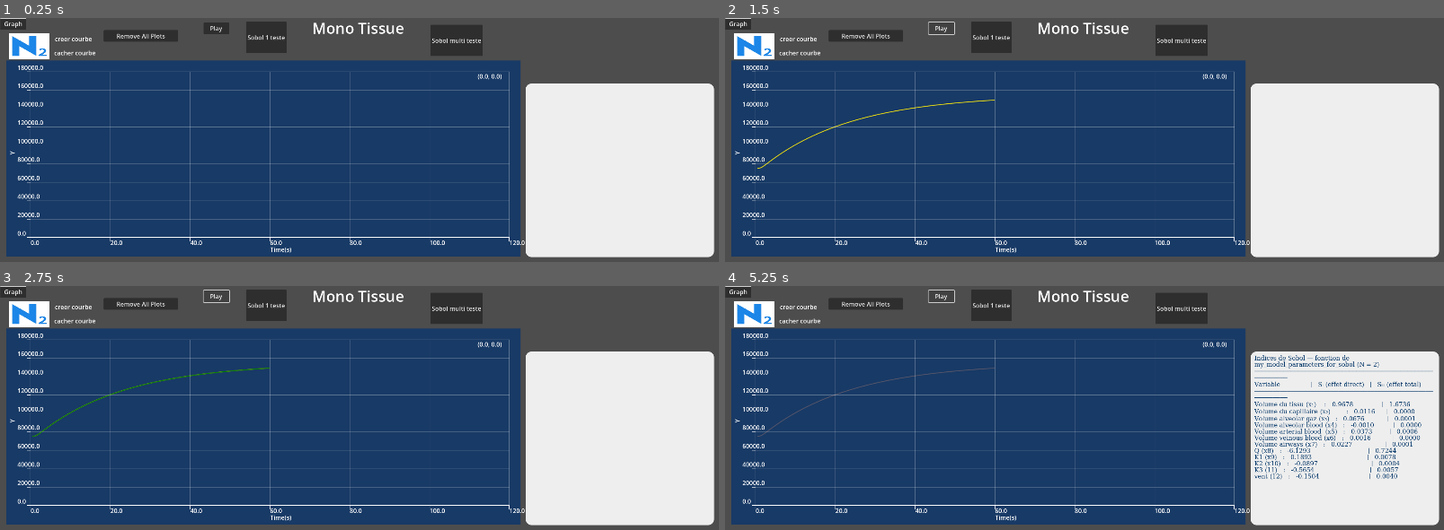
Above: before the commit, frames 1-4 (two rows, left to right).
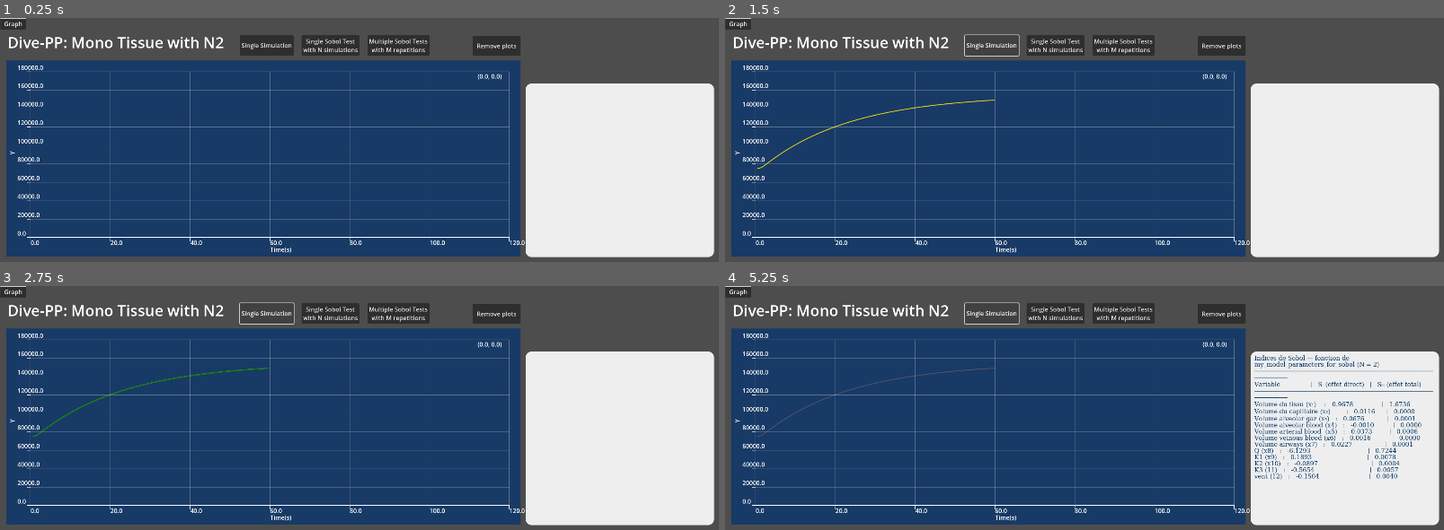
Above: after the commit, the same moments.

Repository: pascal-ballet/Dive-PP
Game: Godot game, scene res://dive_pp_n2_mono.tscn
Two runs of this game, one before a commit and one after it. Both use one fixed random seed, a clock stepped at 60 frames per second and the inputs below.
Inputs:
- Up to frame 1 (0.25 s): no input
- Up to frame 2 (1.5 s): click "Remove All Plots" (after the commit: "Remove plots") at 0.5 s; click "Play" (after the commit: "Single Simulation") at 1.25 s
- Up to frame 3 (2.75 s): click "Play" (after the commit: "Single Simulation") at 2 s
- Up to frame 4 (5.25 s): click "Sobol 1 teste" (after the commit: "Single Sobol Test with N simu…") at 2.75 s; click "Sobol 1 teste" (after the commit: "Single Sobol Test with N simu…") at 3.5 s; click "Remove All Plots" (after the commit: "Remove plots") at 4.25 s; click "Play" (after the commit: "Single Simulation") at 5 s

The runs differ from the first frame. In frame 1, 5.0% of the frame differs, in the area x 1-73%, y 1-17%; in frame 2, 4.8%; in frame 3, 4.8%; in frame 4, 4.8%.
Error in both runs: Attempt to call function 'make_dir_recursive' in base 'null instance' on a null instance. (res://scripts/dive_pp_n2_mono.gd:860)

Commit message:
updated GUI for the Mono tissue simulation

Diff:
--- a/dive_pp_louis.tscn
+++ b/dive_pp_louis.tscn
@@ -1,9 +1,10 @@
 [gd_scene load_steps=2 format=3 uid="uid://b0h147ybrxij8"]
 
-[ext_resource type="Script" uid="uid://cfgs4hwnjdvxt" path="res://dive_pp.gd" id="1_vi5rk"]
+[sub_resource type="Resource" id="Resource_6muxx"]
+metadata/__load_path__ = "res://dive_pp.gd"
 
 [node name="Dive-PP" type="Node2D"]
-script = ExtResource("1_vi5rk")
+script = SubResource("Resource_6muxx")
 
 [node name="Play" type="Button" parent="."]
 offset_left = 100.0
--- a/dive_pp_n2_mono.tscn
+++ b/dive_pp_n2_mono.tscn
@@ -1,8 +1,7 @@
-[gd_scene load_steps=6 format=3 uid="uid://c2leoa4cehu8f"]
-
-[ext_resource type="Script" path="res://scripts/dive_pp_n2_mono.gd" id="1_csnru"]
-[ext_resource type="Script" path="res://addons/graph_2d/graph_2d.gd" id="2_foqvu"]
-[ext_resource type="Texture2D" uid="uid://cw6fsw88ma7hb" path="res://images/N2.jpg" id="3_gxjf1"]
+[gd_scene load_steps=5 format=3 uid="uid://c2leoa4cehu8f"]
+
+[ext_resource type="Script" uid="uid://d03yu20c8bn4j" path="res://scripts/dive_pp_n2_mono.gd" id="1_csnru"]
+[ext_resource type="Script" uid="uid://dj8qys8h6tv8p" path="res://addons/graph_2d/graph_2d.gd" id="2_foqvu"]
 
 [sub_resource type="StyleBoxFlat" id="StyleBoxFlat_vb7mx"]
 bg_color = Color(0.933333, 0.933333, 0.933333, 1)
@@ -27,13 +26,13 @@
 script = ExtResource("1_csnru")
 
 [node name="RichTextLabel_N2" type="RichTextLabel" parent="."]
-offset_left = 825.0
-offset_top = -1.0
-offset_right = 1074.0
-offset_bottom = 64.0
+offset_left = 20.0
+offset_top = 37.0
+offset_right = 637.0
+offset_bottom = 102.0
 theme_override_font_sizes/bold_italics_font_size = 1
 theme_override_font_sizes/normal_font_size = 40
-text = "Mono Tissue"
+text = "Dive-PP: Mono Tissue with N2"
 
 [node name="TabContainer" type="TabContainer" parent="."]
 offset_left = -7.0
@@ -67,37 +66,40 @@
 
 [node name="PlayMono" type="Button" parent="TabContainer/Graph"]
 layout_mode = 0
-offset_left = 545.0
-offset_top = -19.0
-offset_right = 613.0
-offset_bottom = 12.0
-text = "Play"
+offset_left = 641.0
+offset_top = 15.0
+offset_right = 770.0
+offset_bottom = 69.0
+tooltip_text = "Launch just ONE simulation to generate the N2 evolution in the single tissue."
+text = "Single Simulation"
 
 [node name="RemoveAllPlots" type="Button" parent="TabContainer/Graph"]
 layout_mode = 0
-offset_left = 281.0
-offset_top = 1.0
-offset_right = 478.0
-offset_bottom = 32.0
-text = "Remove All Plots"
+offset_left = 1256.0
+offset_top = 16.0
+offset_right = 1383.0
+offset_bottom = 69.0
+text = "Remove plots"
 
 [node name="SingleSobolMono" type="Button" parent="TabContainer/Graph"]
 layout_mode = 0
-offset_left = 657.0
-offset_top = -21.0
-offset_right = 764.0
-offset_bottom = 62.0
-text = "Sobol 1 teste
-"
+offset_left = 804.0
+offset_top = 15.0
+offset_right = 957.0
+offset_bottom = 69.0
+tooltip_text = "Launch N simulations to generate the Sobol test. There are 11 parameters. Their influence on the half-time saturation of N2 in the tissue is computed."
+text = "Single Sobol Test
+with N simulations"
 
 [node name="MutipleSobolMono" type="Button" parent="TabContainer/Graph"]
 layout_mode = 0
-offset_left = 1144.0
-offset_top = -13.0
-offset_right = 1251.0
-offset_bottom = 70.0
-text = "Sobol multi teste
-"
+offset_left = 978.0
+offset_top = 15.0
+offset_right = 1142.0
+offset_bottom = 69.0
+tooltip_text = "Launch MxN simulations to generate M different Sobol tests. Is useful to compute the variability of the Sobol tests."
+text = "Multiple Sobol Tests
+with M repetitions"
 
 [node name="Control" type="Control" parent="TabContainer/Graph"]
 anchors_preset = 0
@@ -189,24 +191,6 @@
 rotation = -0.00320271
 text = "tissue adipeux"
 
-[node name="courbe" type="RichTextLabel" parent="TabContainer/Graph"]
-layout_mode = 0
-offset_left = 152.0
-offset_top = 13.0
-offset_right = 282.0
-offset_bottom = 63.0
-rotation = -0.00320271
-text = "creer courbe "
-
-[node name="cacher" type="RichTextLabel" parent="TabContainer/Graph"]
-layout_mode = 0
-offset_left = 150.0
-offset_top = 50.0
-offset_right = 280.0
-offset_bottom = 100.0
-rotation = -0.00320271
-text = "cacher courbe"
-
 [node name="RichTextLabelCE" type="RichTextLabel" parent="TabContainer/Graph"]
 visible = false
 layout_mode = 0
@@ -227,17 +211,6 @@
 rotation = -0.0010152
 text = "reste du corp"
 
-[node name="Sprite2D" type="Sprite2D" parent="TabContainer/Graph"]
-position = Vector2(84.5578, 43.5)
-scale = Vector2(0.144438, 0.0932432)
-texture = ExtResource("3_gxjf1")
-
-[node name="Label" type="Label" parent="TabContainer/Graph/Sprite2D"]
-offset_left = -1884.0
-offset_top = -2202.0
-offset_right = -1768.0
-offset_bottom = -1967.0
-
 [connection signal="pressed" from="TabContainer/Graph/PlayMono" to="." method="_on_add_plot_pressedti"]
 [connection signal="pressed" from="TabContainer/Graph/RemoveAllPlots" to="." method="_on_remove_all_plots_pressed"]
 [connection signal="pressed" from="TabContainer/Graph/SingleSobolMono" to="." method="one_sobol_experimentation"]
--- a/examples_plot/plot_sint.tscn
+++ b/examples_plot/plot_sint.tscn
@@ -1,6 +1,6 @@
 [gd_scene load_steps=3 format=3 uid="uid://dwuptr3eos1kt"]
 
-[ext_resource type="Script" uid="uid://co206uhyu6a3y" path="res://examples/plot_sint.gd" id="1_nl7wu"]
+[ext_resource type="Script" uid="uid://co206uhyu6a3y" path="res://examples_plot/plot_sint.gd" id="1_nl7wu"]
 [ext_resource type="Script" uid="uid://dj8qys8h6tv8p" path="res://addons/graph_2d/graph_2d.gd" id="2_o0pag"]
 
 [node name="PlotSint" type="Control"]
--- a/examples_plot/single_plot.tscn
+++ b/examples_plot/single_plot.tscn
@@ -1,6 +1,6 @@
 [gd_scene load_steps=3 format=3 uid="uid://br4viqfrbdlpe"]
 
-[ext_resource type="Script" uid="uid://c3besgesqcgrg" path="res://examples/single_plot.gd" id="1_qmytq"]
+[ext_resource type="Script" uid="uid://c3besgesqcgrg" path="res://examples_plot/single_plot.gd" id="1_qmytq"]
 [ext_resource type="Script" uid="uid://dj8qys8h6tv8p" path="res://addons/graph_2d/graph_2d.gd" id="2_2ul57"]
 
 [node name="SinglePlot" type="Control"]
--- a/project.godot
+++ b/project.godot
@@ -12,7 +12,7 @@
 
 config/name="dive_pp10v2"
 run/main_scene="res://dive_pp_n2_mono.tscn"
-config/features=PackedStringArray("4.3", "GL Compatibility")
+config/features=PackedStringArray("4.4", "GL Compatibility")
 config/icon="res://images/icon.svg"
 
 [display]
Not shown: 1 places in dive_pp_n2_pluri.tscn that only renumber resources
Not shown, added: scripts/Histogramme.gd.uid
Not shown, added: scripts/dive_pp_louis.gd.uid
Not shown, added: scripts/dive_pp_n2_mono.gd.uid
Not shown, added: scripts/dive_pp_n2_pluri.gd.uid
